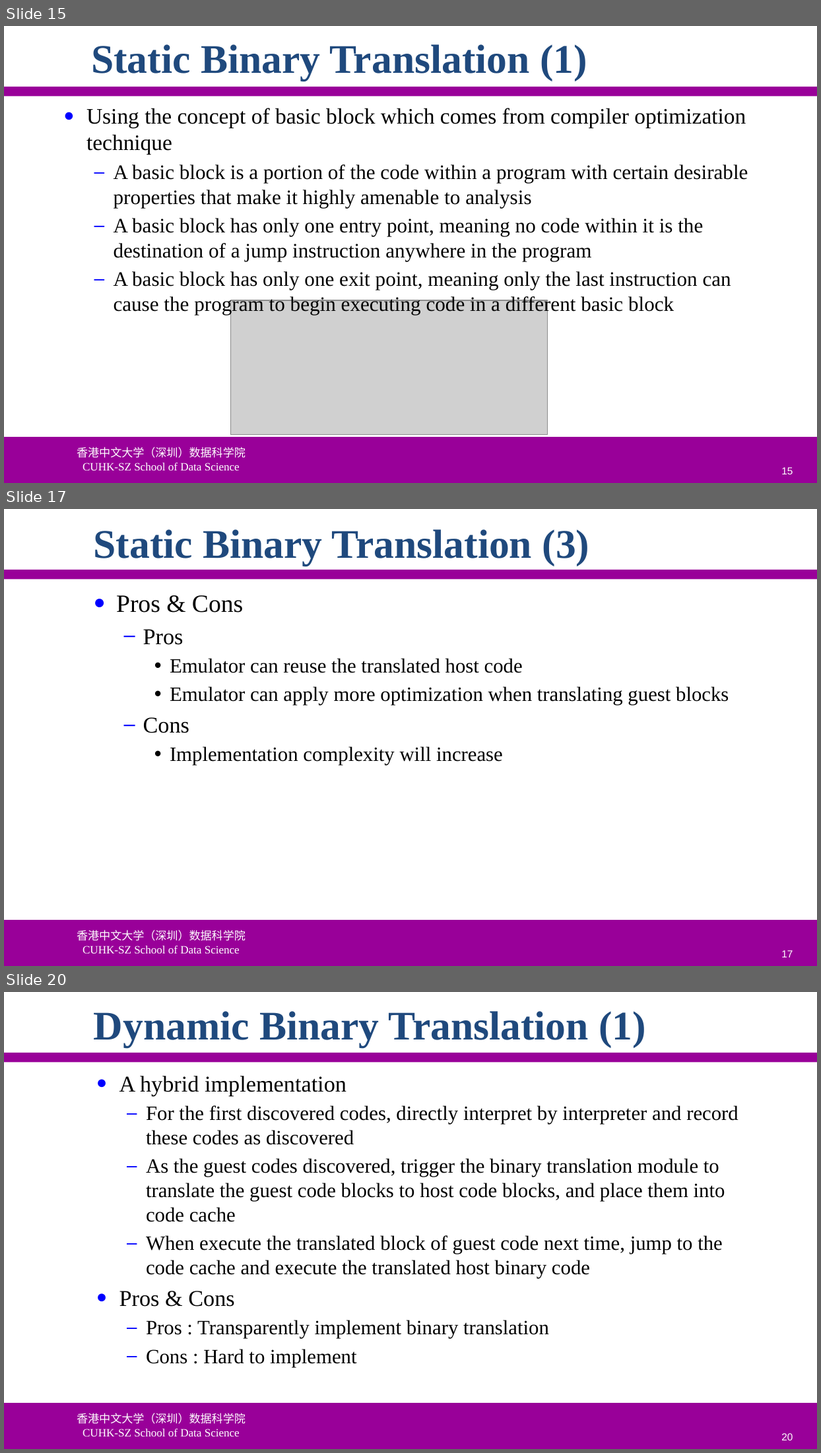
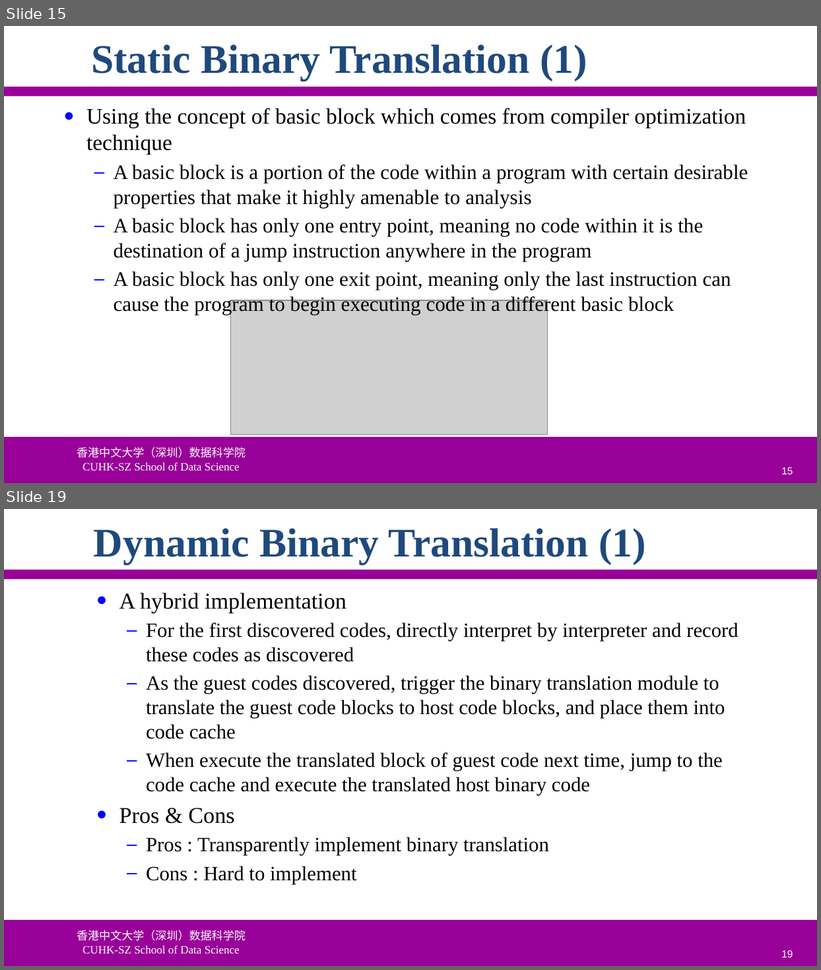
Before and after one commit to ychung1103/ychung1103.github.io, a slide deck: Slides/CSC6103/VT-02 System Virtualization.pptx. Shown one above the other, each under a label of ours: slides 15, 17 and 20 before the commit, slides 15 and 19 after it; the slides between them are not shown. The pictures are 821x1453 and 821x970 pixels, drawn with LibreOffice and Linux fonts; fonts in the diff are those of the drawing; grey boxes stand for pictures; background and template pictures are left out. Boxes give left, top, right and bottom in pixels: in the first picture for what was removed or moved away, otherwise in the second. Text is boxed around its words. In the diff, an @@ line names an element or a change of style, - is before the commit and + after.

```diff
--- a/Slides/CSC6103/VT-02 System Virtualization.pptx
+++ b/Slides/CSC6103/VT-02 System Virtualization.pptx
@@ slide 17 removed at bbox=[4, 509, 817, 966], background #FFFFFF; not listed: 4 template elements that a slide beside it also shows @@
@@ title removed at bbox=[94, 529, 590, 565] @@
-Static Binary Translation (3)
@@ text removed at bbox=[116, 595, 729, 766] @@
-● Pros & Cons
-  – Pros
-    • Emulator can reuse the translated host code
-    • Emulator can apply more optimization when translating guest blocks
-  – Cons
-    • Implementation complexity will increase
@@ page number removed at bbox=[781, 951, 793, 958] @@
-17
@@ what was slide 20 is now slide 19 @@
@@ page number at bbox=[781, 951, 793, 958]: text changed @@
-20
+19
```
Also in this commit, not shown: 10 slides changed.
